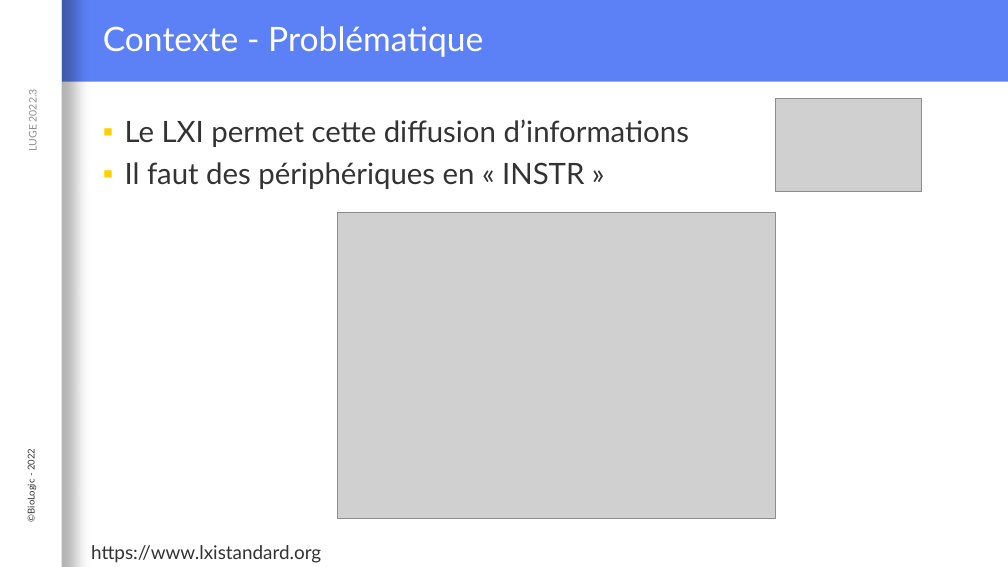
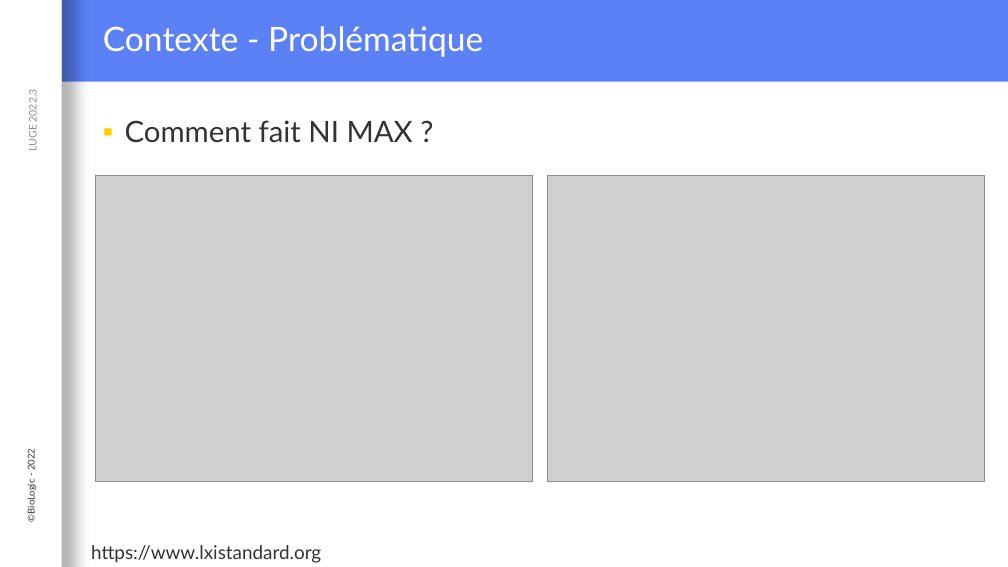
Before and after one commit to Loysse/PostLVUserEvent_Demo, a slide deck: slide 7 of Interaction événementielle entre du code C et LabVIEW.pptx (slide 10 before the commit). Drawn at 1008x567 pixels with LibreOffice and Linux fonts; fonts in the diff are those of the drawing; grey boxes stand for pictures; background and template pictures are left out. Boxes give left, top, right and bottom in pixels: in the first picture for what was removed or moved away, otherwise in the second. Text is boxed around its words. In the diff, an @@ line names an element or a change of style, - is before the commit and + after.

```diff
--- a/Interaction événementielle entre du code C et LabVIEW.pptx
+++ b/Interaction événementielle entre du code C et LabVIEW.pptx
@@ picture removed at <box>776,98,922,192</box> @@
@@ text at <box>125,120,413,143</box>: text changed @@
-▪ Le LXI permet cette diffusion d’informations
-▪ Il faut des périphériques en « INSTR »
+▪ Comment fait NI MAX ?
@@ picture added at <box>95,176,533,482</box> @@
@@ picture: place and size @@
-picture at <box>338,212,776,519</box>
+picture at <box>547,176,985,482</box>
```
Also in this commit, not shown: 4 other slides changed, 2 slides removed.
